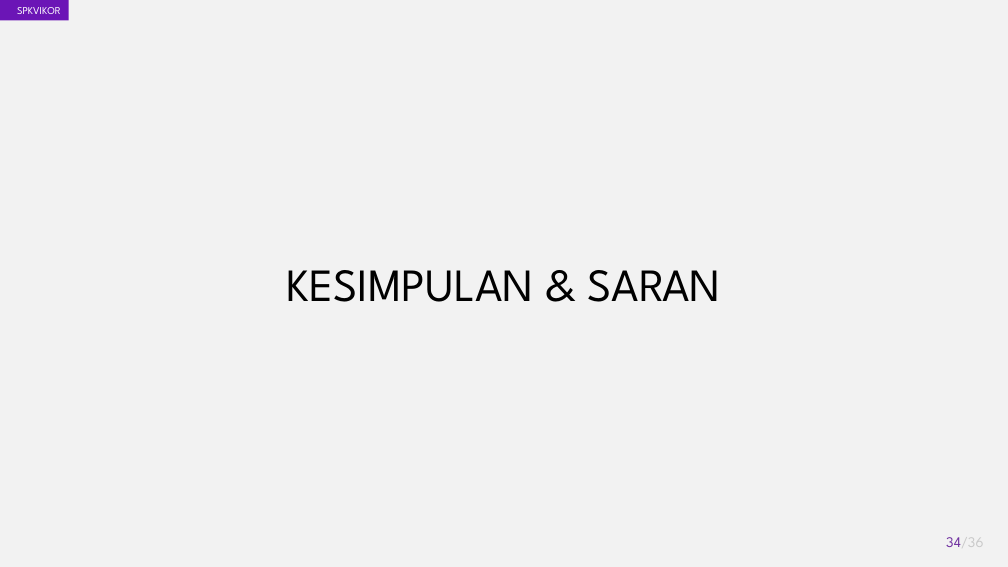
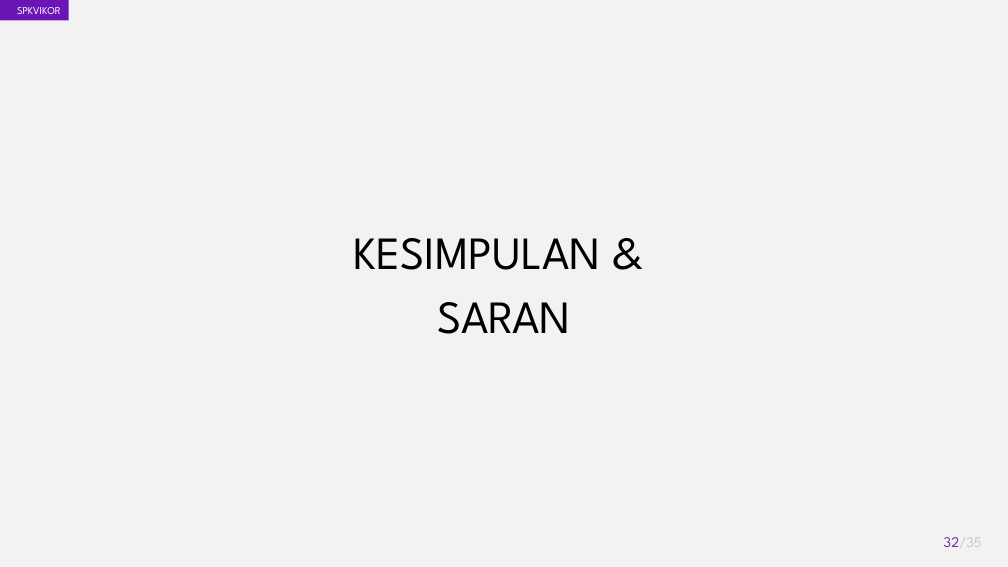
Before and after one commit to akhmadali7/TugasAkhir, a slide deck: slide 32 of PPT - TA - Akhmad Ali Sajidin.pptx (slide 34 before the commit). Drawn at 1008x567 pixels with LibreOffice and Linux fonts; fonts in the diff are those of the drawing. Boxes give left, top, right and bottom in pixels: in the first picture for what was removed or moved away, otherwise in the second. Text is boxed around its words. In the diff, an @@ line names an element or a change of style, - is before the commit and + after.

```diff
--- a/PPT - TA - Akhmad Ali Sajidin.pptx
+++ b/PPT - TA - Akhmad Ali Sajidin.pptx
@@ text at [353,238,600,334]: text changed @@
-KESIMPULAN & SARAN
+KESIMPULAN &
+SARAN
@@ page number at [944,537,982,547]: text changed @@
-34/36
+32/35
```
Also in this commit, not shown: 12 other slides changed, 1 other file.
